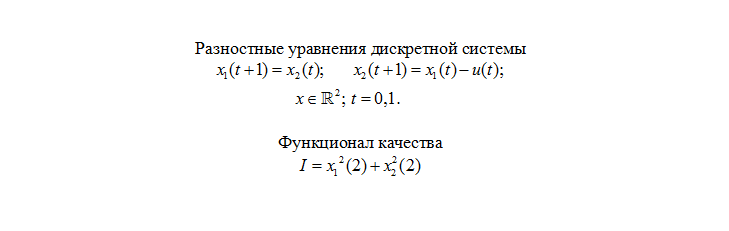
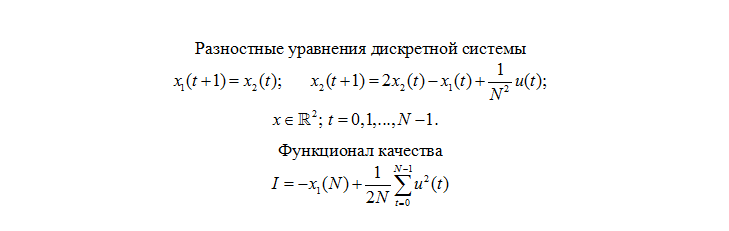
Revision of a layered 729px x 231px image; what changed, layer by layer:
added layer "Layer 9" above "Layer 8" over [173,62,547,206]
added layer "Layer 8" above "Layer 7" over [173,62,547,206]
